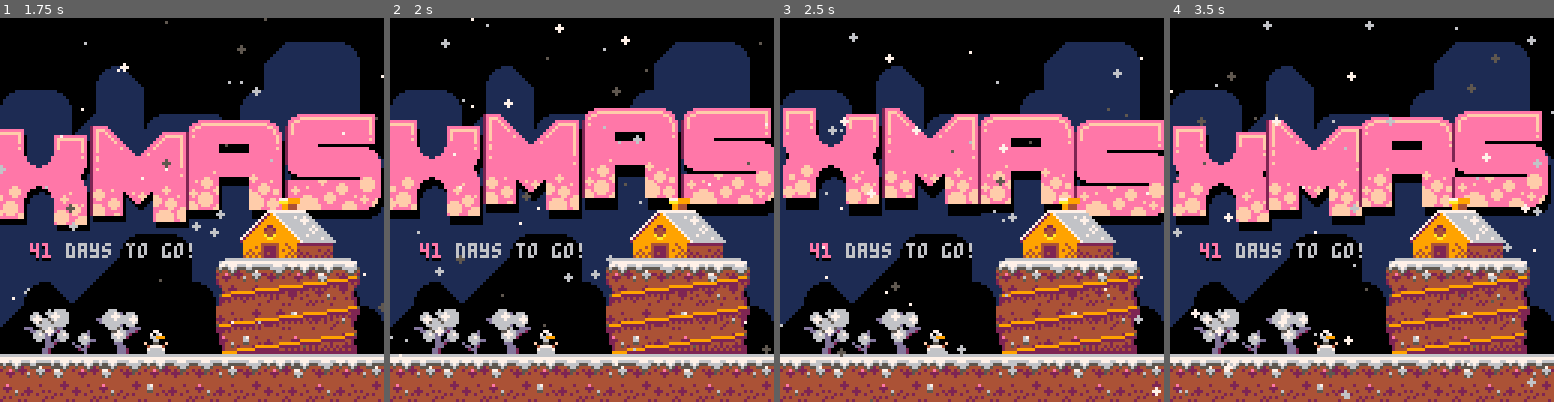
Above: before the commit, frames 1-4 (left to right).
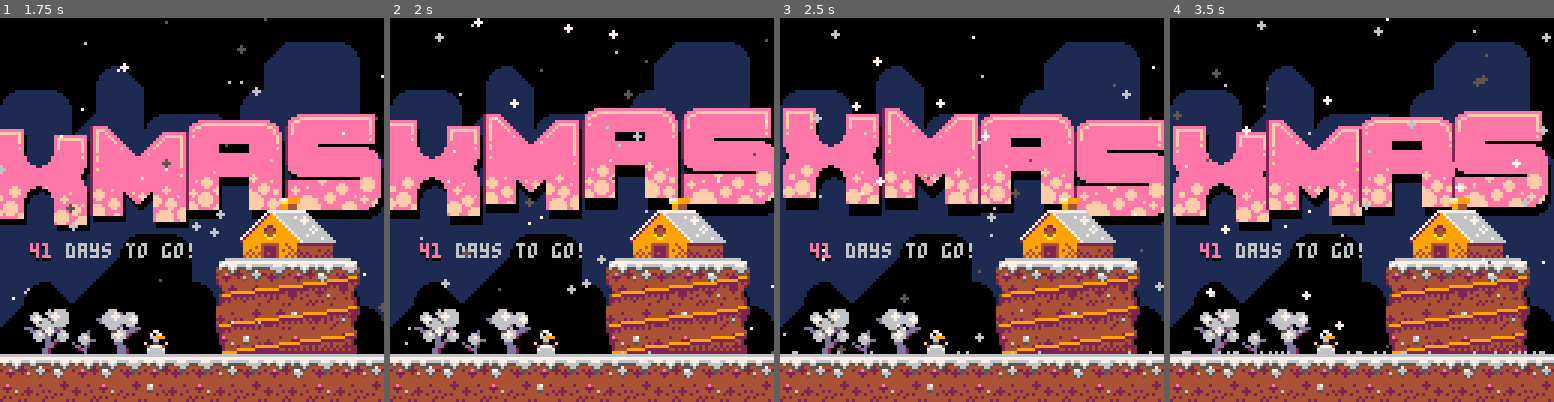
Above: after the commit, the same moments.

Repository: peippo/pico-8
Game: PICO-8 cartridge xmas/xmas.p8
Same seed, same stepped clock (60 frames per second), same inputs: the game is played once before the commit and once after it.
Inputs:
- Up to frame 1 (1.75 s): no input
- Up to frame 2 (2 s): no input
- Up to frame 3 (2.5 s): no input
- Up to frame 4 (3.5 s): no input

Frame 1 is identical in both runs. In frame 2, 1.1% of the frame differs, in the area x 0-100%, y 0-91%; in frame 3, 1.3%; in frame 4, 1.8%, in the area x 0-100%, y 0-100%.

Commit message:
Add ground flakes

Diff:
--- a/xmas/src/0.init.lua
+++ b/xmas/src/0.init.lua
@@ -3,6 +3,7 @@
 
 function _init()
     flakes = {}
+    ground_flakes = {}
     flake_colors = {5, 6, 7}
     wind_speeds = {-0.4, -0.2, 0, 0.2, 0.4}
     wind = rnd(wind_speeds)
@@ -33,6 +34,10 @@
     for flake in all(flakes) do
         flake:draw()
     end
+
+    for flake in all(ground_flakes) do
+        flake:draw()
+    end
 end
 
 function _update60()
@@ -41,4 +46,8 @@
     for flake in all(flakes) do
         flake:update(wind)
     end
+
+    for flake in all(ground_flakes) do
+        flake:update()
+    end
 end
--- a/xmas/src/1.flakes.lua
+++ b/xmas/src/1.flakes.lua
@@ -13,10 +13,28 @@
             self.x = self.x + wind + sin(time() * rnd(3))
             self.y += rnd(2)
 
-            if (self.y > 128) then
+            if (self.y > 112) then
+                add_ground_flake(self.x, self.color)
                 del(flakes, self)
             end
         end
+    })
+end
+
+function add_ground_flake(_x)
+    add(ground_flakes, {
+        x = _x,
+        y = 111,
+        timer = t() + 4,
+        draw = function(self)
+            circfill(self.x, self.y, 0, 6)
+        end,
+        update = function(self)
+            if (self.timer == t()) then
+                del(ground_flakes, self)
+            end
+        end
+
     })
 end
 
--- a/xmas/xmas.p8
+++ b/xmas/xmas.p8
@@ -6,6 +6,7 @@
 
 function _init()
     flakes = {}
+    ground_flakes = {}
     flake_colors = {5, 6, 7}
     wind_speeds = {-0.4, -0.2, 0, 0.2, 0.4}
     wind = rnd(wind_speeds)
@@ -36,6 +37,10 @@
     for flake in all(flakes) do
         flake:draw()
     end
+
+    for flake in all(ground_flakes) do
+        flake:draw()
+    end
 end
 
 function _update60()
@@ -43,6 +48,10 @@
 
     for flake in all(flakes) do
         flake:update(wind)
+    end
+
+    for flake in all(ground_flakes) do
+        flake:update()
     end
 end
 -->8
@@ -61,10 +70,28 @@
             self.x = self.x + wind + sin(time() * rnd(3))
             self.y += rnd(2)
 
-            if (self.y > 128) then
+            if (self.y > 112) then
+                add_ground_flake(self.x, self.color)
                 del(flakes, self)
             end
         end
+    })
+end
+
+function add_ground_flake(_x)
+    add(ground_flakes, {
+        x = _x,
+        y = 111,
+        timer = t() + 4,
+        draw = function(self)
+            circfill(self.x, self.y, 0, 6)
+        end,
+        update = function(self)
+            if (self.timer == t()) then
+                del(ground_flakes, self)
+            end
+        end
+
     })
 end
 
